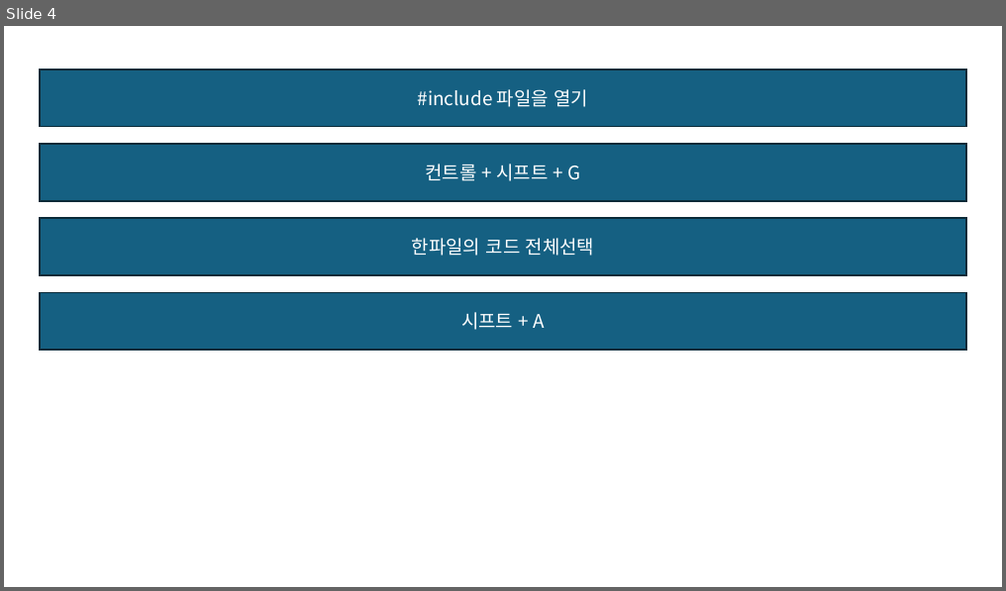
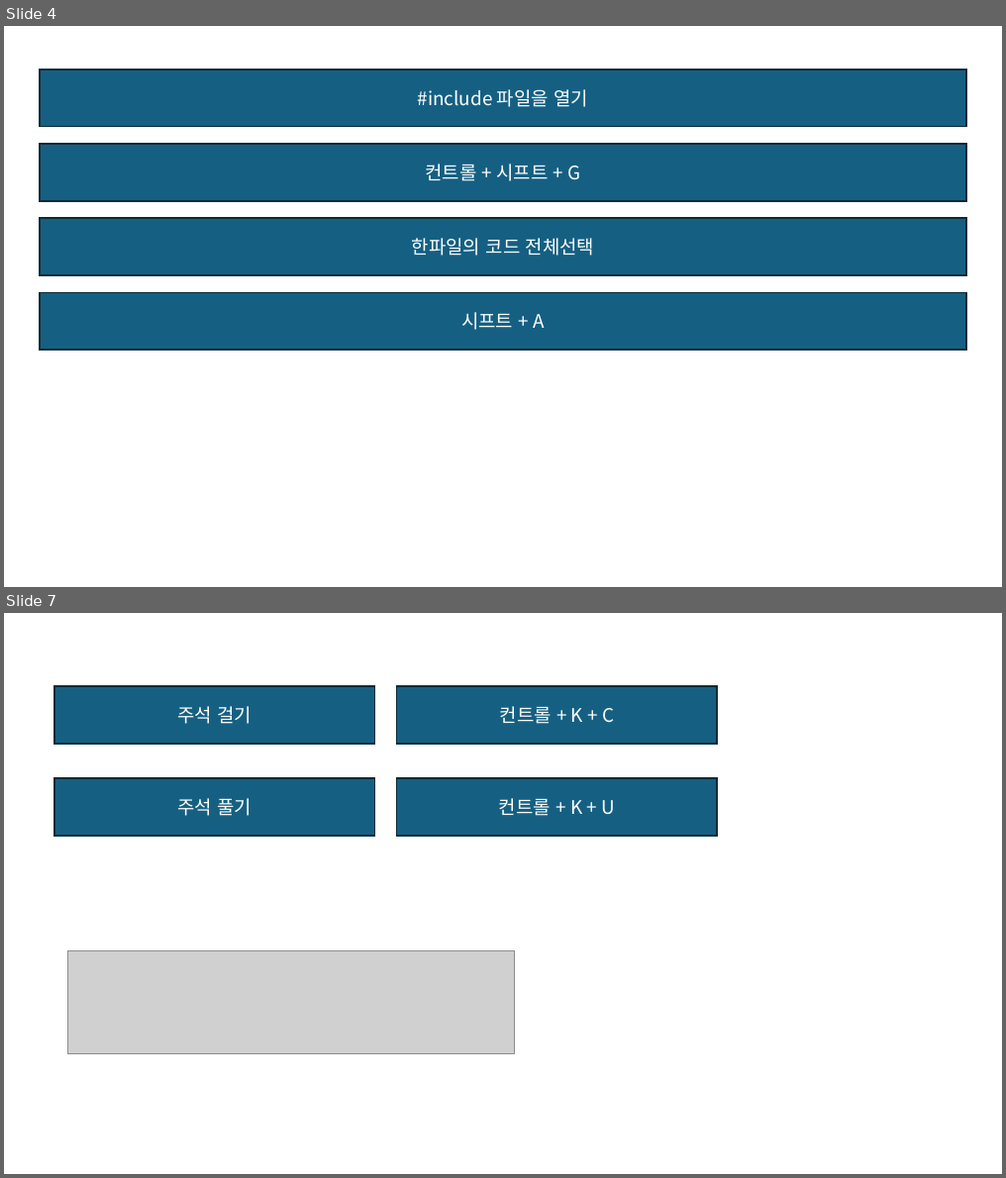
Before and after one commit to JaeSuGang/AssortRockAssignment, a slide deck: DOC/공통문서/비주얼스튜디오 단축키.pptx. Shown one above the other, each under a label of ours: slide 4 before the commit, slides 4 and 7 after it; the slides between them are not shown. The pictures are 1006x591 and 1006x1178 pixels, drawn with LibreOffice and Linux fonts; fonts in the diff are those of the drawing; grey boxes stand for pictures. Boxes give left, top, right and bottom in pixels: in the first picture for what was removed or moved away, otherwise in the second. Text is boxed around its words. In the diff, an @@ line names an element or a change of style, - is before the commit and + after.

```diff
--- a/DOC/공통문서/비주얼스튜디오 단축키.pptx
+++ b/DOC/공통문서/비주얼스튜디오 단축키.pptx
@@ slide 7 added at (x1=4, y1=613, x2=1002, y2=1174), background #FFFFFF @@
@@ rectangle added at (x1=54, y1=686, x2=375, y2=744), fill #156082, outline #092A39 1.5 pt, 18 pt, text #FFFFFF @@
+주석 걸기
@@ rectangle added at (x1=397, y1=686, x2=718, y2=744), fill #156082, outline #092A39 1.5 pt, 18 pt, text #FFFFFF @@
+컨트롤 + K + C
@@ rectangle added at (x1=54, y1=778, x2=375, y2=836), fill #156082, outline #092A39 1.5 pt, 18 pt, text #FFFFFF @@
+주석 풀기
@@ rectangle added at (x1=397, y1=778, x2=718, y2=836), fill #156082, outline #092A39 1.5 pt, 18 pt, text #FFFFFF @@
+컨트롤 + K + U
@@ picture added at (x1=67, y1=952, x2=515, y2=1054) @@
```
Also in this commit, not shown: 1 slide changed, 1 other slide added, 2 slides removed, 17 other files.
